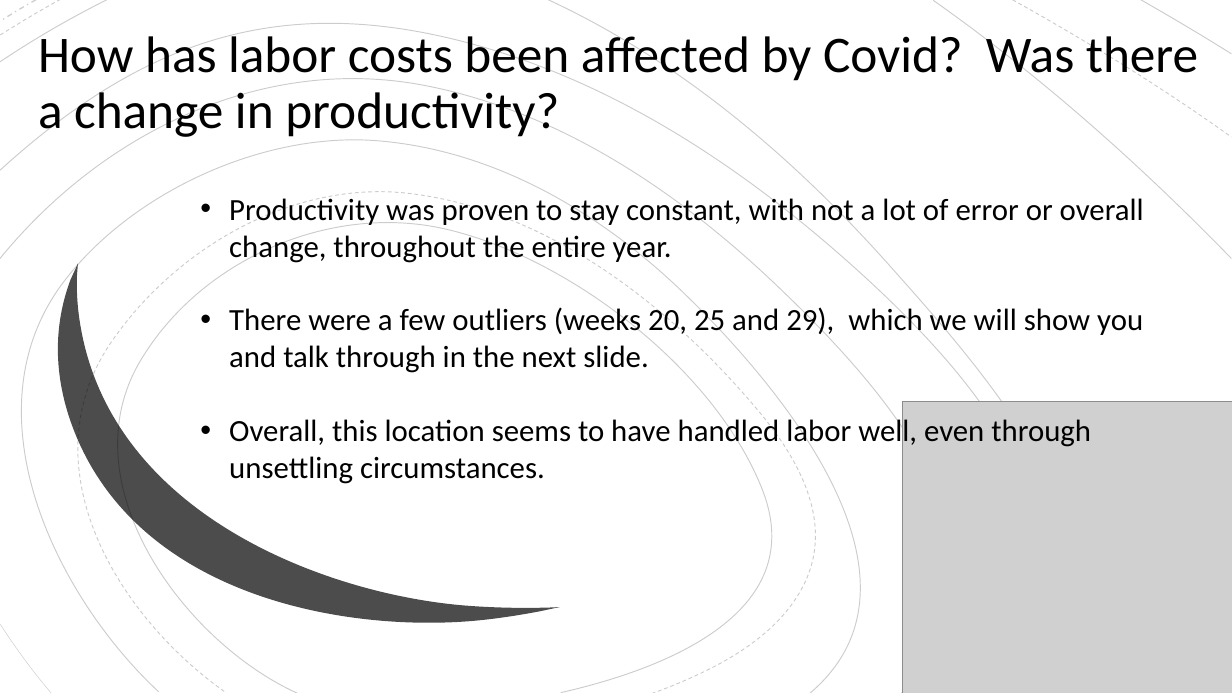
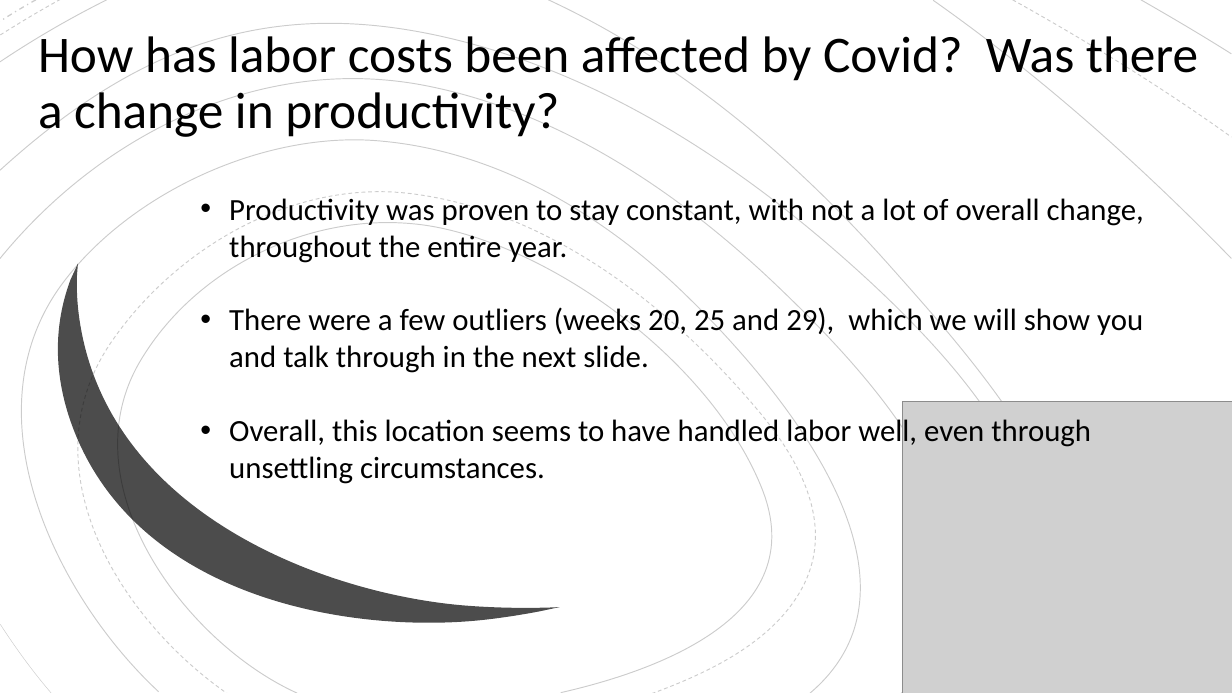
Before and after one commit to East-Coast-Collaboration/Final-Project, a slide deck: slide 11 of Presentation.pptx. Drawn at 1232x693 pixels with LibreOffice and Linux fonts; fonts in the diff are those of the drawing; grey boxes stand for pictures. Boxes give left, top, right and bottom in pixels: in the first picture for what was removed or moved away, otherwise in the second. Text is boxed around its words. In the diff, an @@ line names an element or a change of style, - is before the commit and + after.

```diff
--- a/Presentation.pptx
+++ b/Presentation.pptx
@@ text at [229, 194, 1144, 265]: text changed @@
-• Productivity was proven to stay constant, with not a lot of error or overall change, throughout the entire year.
+• Productivity was proven to stay constant, with not a lot of overall change, throughout the entire year.
```
Also in this commit, not shown: 3 other slides changed, 7 other files.
